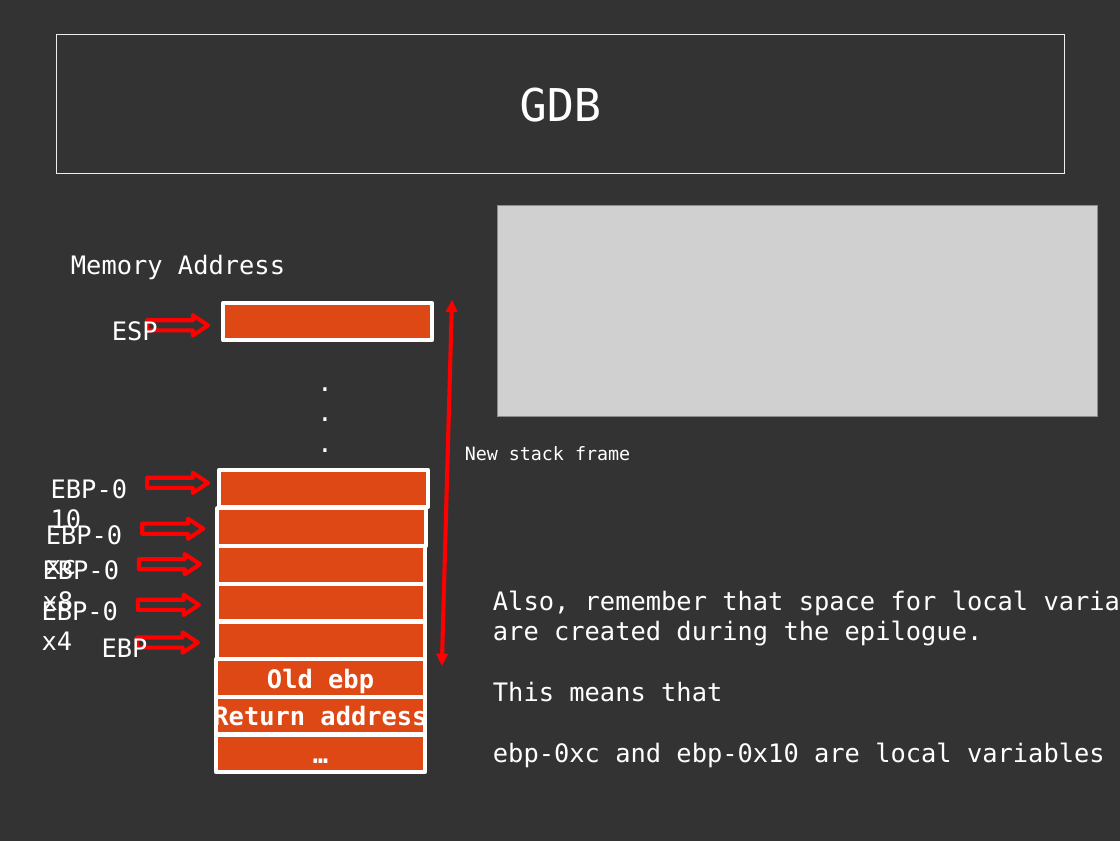
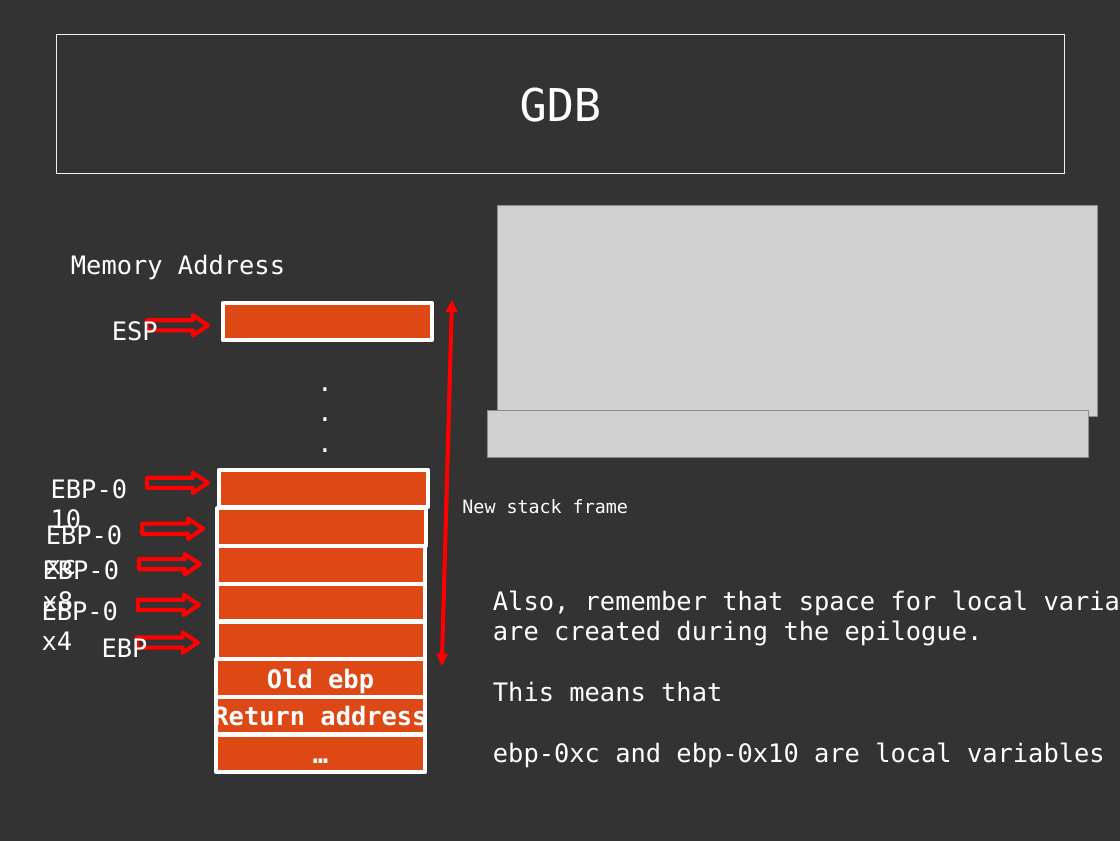
Before and after one commit to cExplr/Reversing_Basics, a slide deck: slide 58 of reversingBasics.odp. Drawn at 1120x841 pixels with LibreOffice and Linux fonts; fonts in the diff are those of the drawing; grey boxes stand for pictures. Boxes give left, top, right and bottom in pixels: in the first picture for what was removed or moved away, otherwise in the second. Text is boxed around its words. In the diff, an @@ line names an element or a change of style, - is before the commit and + after.

```diff
--- a/reversingBasics.odp
+++ b/reversingBasics.odp
@@ picture added at [488,411,1088,457] @@
@@ text "New stack frame": place and size @@
-text "New stack frame" at [465,446,630,461]
+text "New stack frame" at [462,499,628,514]
```
Also in this commit, not shown: 5 other slides changed, 18 slides added, 1 slide removed, 13 other files.
